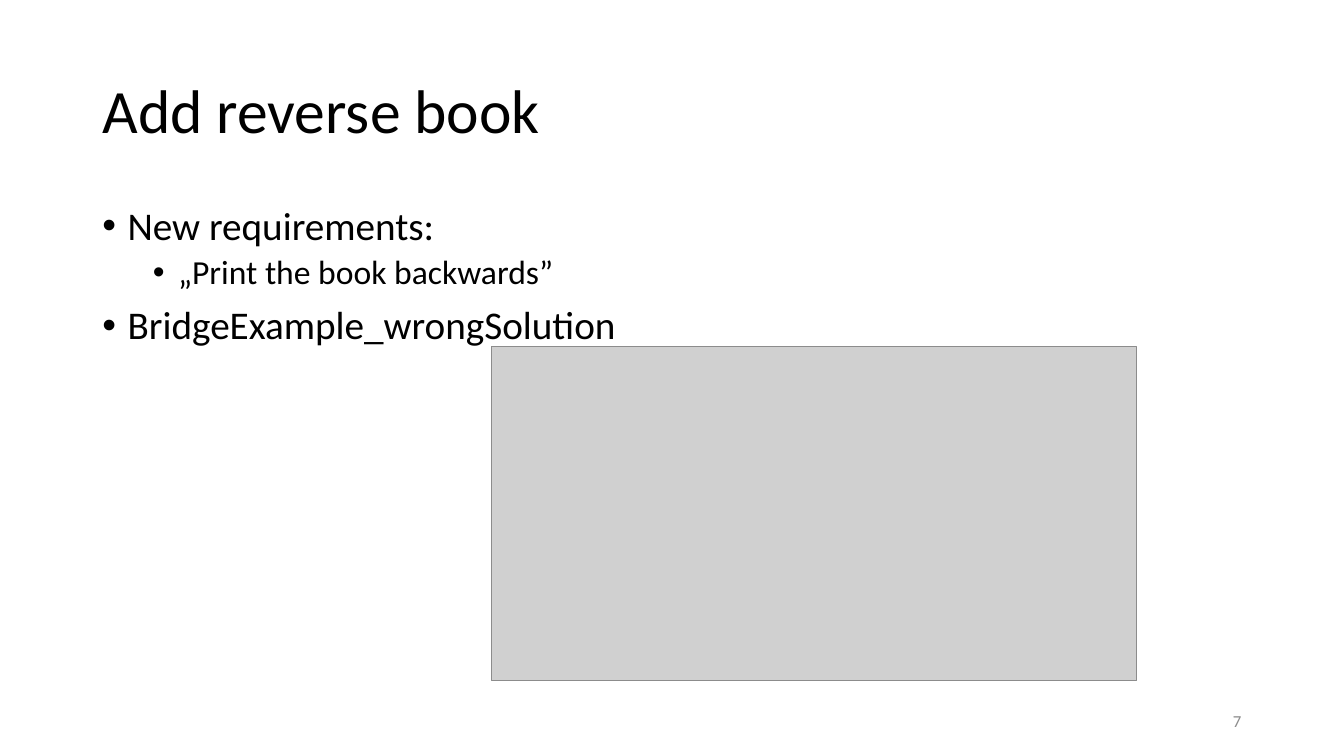
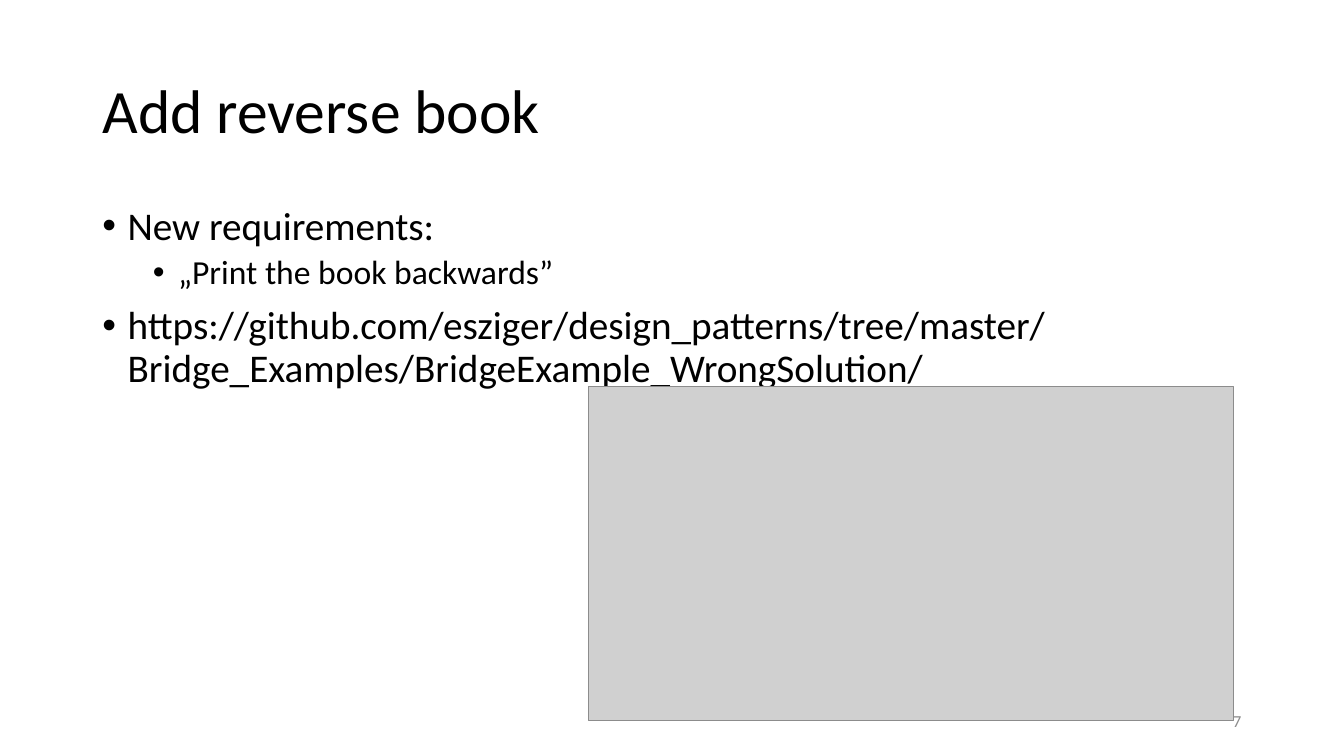
Before and after one commit to esziger/design_patterns, a slide deck: slide 7 of DP02_Bridge_Pattern.pptx. Drawn at 1344x756 pixels with LibreOffice and Linux fonts; fonts in the diff are those of the drawing; grey boxes stand for pictures. Boxes give left, top, right and bottom in pixels: in the first picture for what was removed or moved away, otherwise in the second. Text is boxed around its words. In the diff, an @@ line names an element or a change of style, - is before the commit and + after.

```diff
--- a/DP02_Bridge_Pattern.pptx
+++ b/DP02_Bridge_Pattern.pptx
@@ text at <box>128,311,1045,392</box>: text changed @@
-• BridgeExample_wrongSolution
+• https://github.com/esziger/design_patterns/tree/master/Bridge_Examples/BridgeExample_WrongSolution/
@@ picture: place and size @@
-picture at <box>492,347,1137,682</box>
+picture at <box>589,387,1234,722</box>
```
Also in this commit, not shown: 2 other slides changed.
